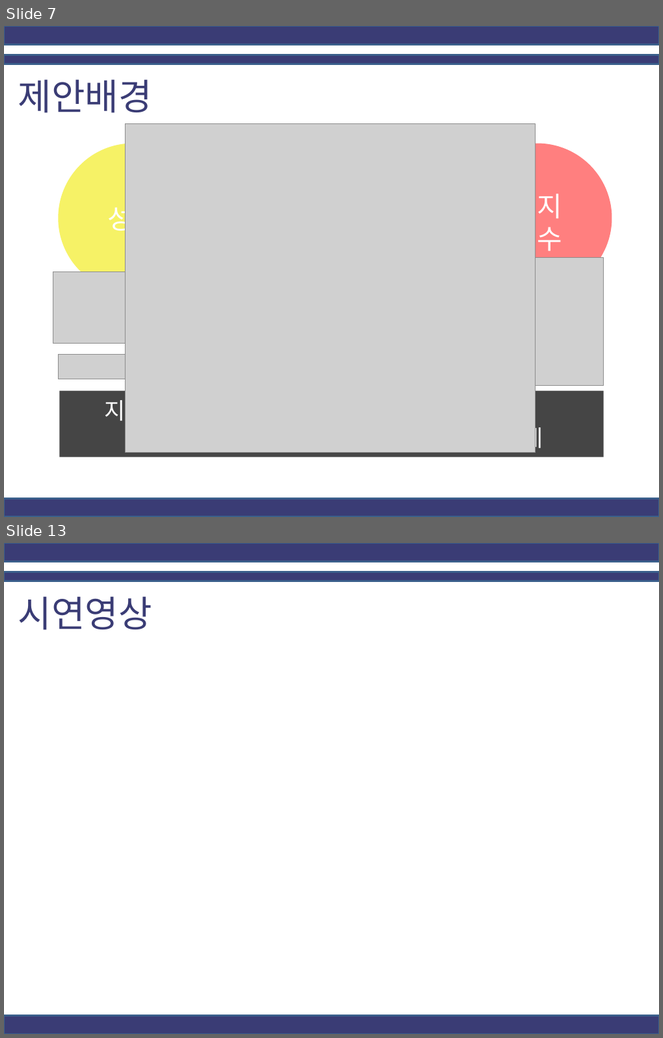
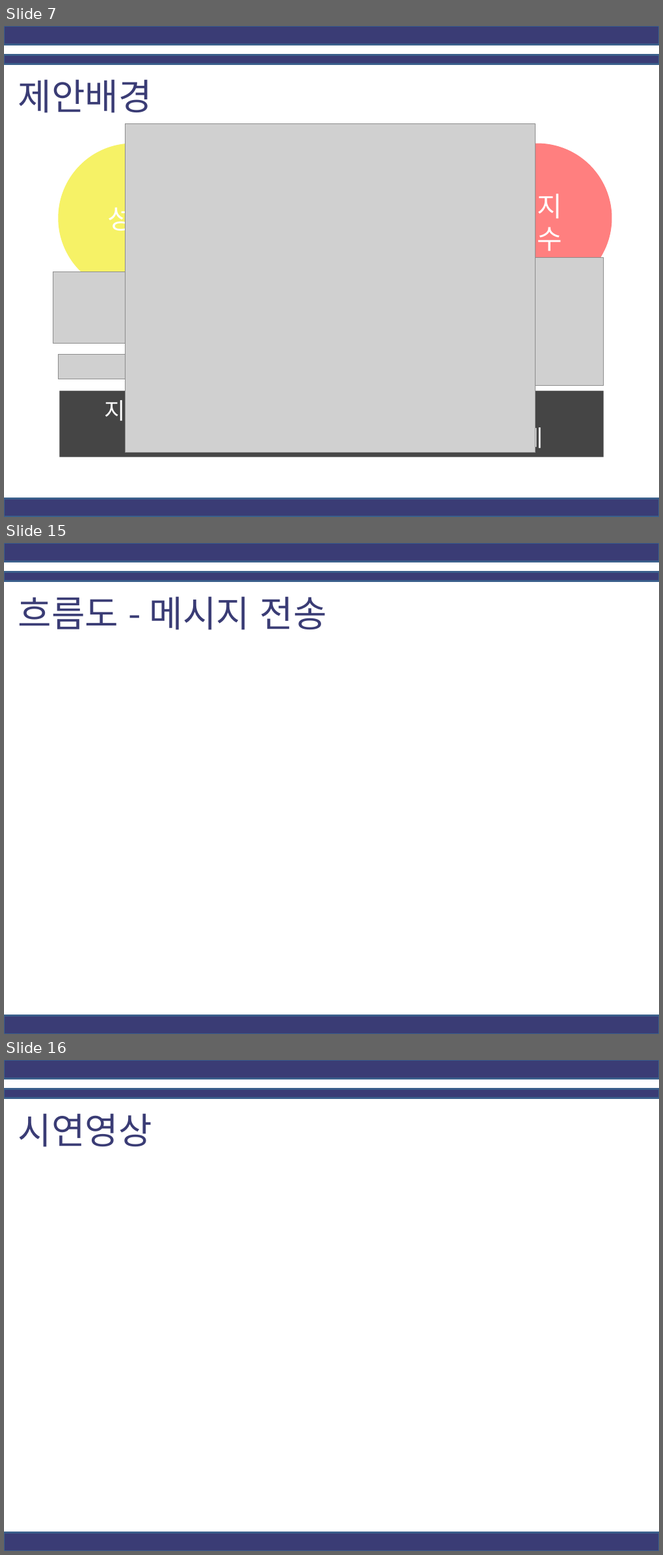
Before and after one commit to junwork123/Deep-Military-Camera, a slide deck: 확장성이 용이한 무인감시체계.pptx. Shown one above the other, each under a label of ours: slides 7 and 13 before the commit, slides 7, 15 and 16 after it; the slides between them are not shown. The pictures are 663x1038 and 663x1555 pixels, drawn with LibreOffice and Linux fonts; fonts in the diff are those of the drawing; grey boxes stand for pictures; background and template pictures are left out. Boxes give left, top, right and bottom in pixels: in the first picture for what was removed or moved away, otherwise in the second. Text is boxed around its words. In the diff, an @@ line names an element or a change of style, - is before the commit and + after.

Commit message:
ppt 흐름도 추가

```diff
--- a/확장성이 용이한 무인감시체계.pptx
+++ b/확장성이 용이한 무인감시체계.pptx
@@ slide 15 added at bbox=[4, 543, 659, 1034], background #FFFFFF; not listed: 3 template elements that a slide beside it also shows @@
@@ text added at bbox=[18, 596, 327, 630], 40 pt, text #3A3C75 @@
+흐름도 - 메시지 전송
@@ what was slide 13 is now slide 16 @@
```
Also in this commit, not shown: 5 slides changed, 2 other slides added.
